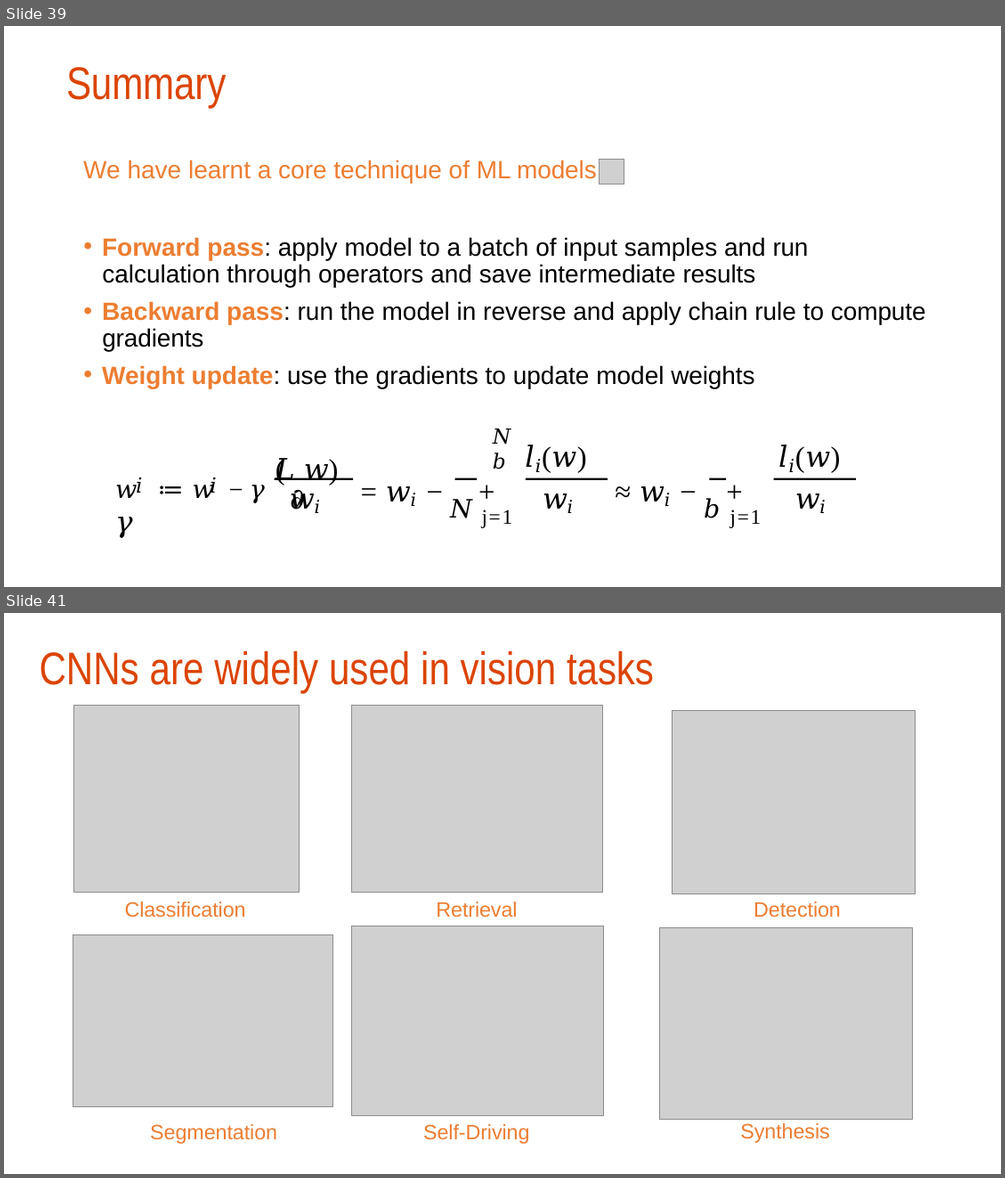
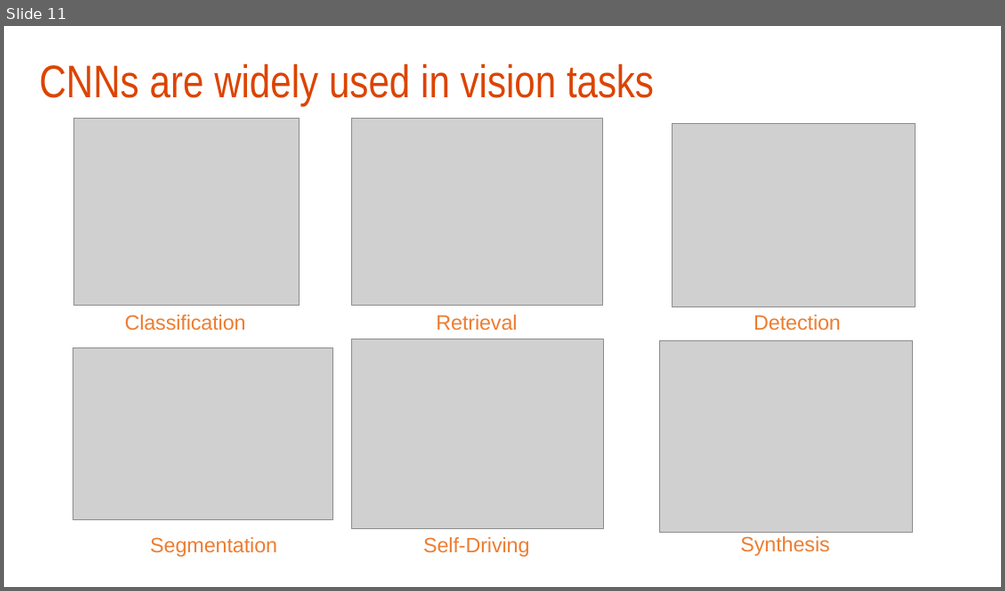
Before and after one commit to hrmauny/ewri-2026-workshop-resources, a slide deck: EWRI26 - Lecture - Wenqian - Introduction to Machine Learning.pptx. Shown one above the other, each under a label of ours: slides 39 and 41 before the commit, slide 11 after it; the slides between them are not shown. The pictures are 1005x1178 and 1005x591 pixels, drawn with LibreOffice and Linux fonts; fonts in the diff are those of the drawing; grey boxes stand for pictures; background and template pictures are left out. Boxes give left, top, right and bottom in pixels: in the first picture for what was removed or moved away, otherwise in the second. Text is boxed around its words. In the diff, an @@ line names an element or a change of style, - is before the commit and + after.

```diff
--- a/EWRI26 - Lecture - Wenqian - Introduction to Machine Learning.pptx
+++ b/EWRI26 - Lecture - Wenqian - Introduction to Machine Learning.pptx
@@ slide 39 removed at (x1=4, y1=26, x2=1001, y2=587), background #FFFFFF @@
@@ title removed at (x1=66, y1=67, x2=226, y2=108) @@
-Summary
@@ text removed at (x1=83, y1=160, x2=926, y2=388) @@
-We have learnt a core technique of ML models
-• Forward pass: apply model to a batch of input samples and run calculation through operators and save intermediate results
-• Backward pass: run the model in reverse and apply chain rule to compute gradients
-• Weight update: use the gradients to update model weights
@@ picture removed at (x1=599, y1=160, x2=624, y2=184) @@
@@ text removed at (x1=115, y1=444, x2=820, y2=538) @@
-𝑤 ≔ 𝑤 − 𝛾 𝜕𝐿(𝑤) 𝛾
@@ text removed at (x1=493, y1=428, x2=510, y2=469) @@
-𝑁 𝑏
@@ text removed at (x1=136, y1=477, x2=216, y2=494) @@
-𝑖 𝑖
@@ text removed at (x1=193, y1=477, x2=315, y2=509) @@
-𝜕𝑙𝑖(𝑤) 𝛾 𝜕𝑙𝑖(𝑤)
@@ freeform shape removed at (x1=274, y1=477, x2=353, y2=480) @@
@@ text removed at (x1=287, y1=477, x2=338, y2=514) @@
-𝜕𝑤𝑖
@@ freeform shape removed at (x1=455, y1=477, x2=477, y2=480) @@
@@ freeform shape removed at (x1=526, y1=477, x2=607, y2=480) @@
@@ text removed at (x1=539, y1=477, x2=840, y2=514) @@
-𝜕𝑤𝑖 𝜕𝑤𝑖
@@ freeform shape removed at (x1=709, y1=477, x2=726, y2=480) @@
@@ freeform shape removed at (x1=774, y1=477, x2=856, y2=480) @@
@@ text removed at (x1=450, y1=499, x2=472, y2=518) @@
-= 𝑤𝑖 − 𝑁 +
@@ text removed at (x1=704, y1=498, x2=720, y2=518) @@
-≈ 𝑤𝑖 − 𝑏 +
@@ text removed at (x1=482, y1=509, x2=513, y2=528) @@
-j=1
@@ text removed at (x1=730, y1=509, x2=761, y2=528) @@
-j=1
@@ what was slide 41 is now slide 11 @@
```
Also in this commit, not shown: 7 slides changed, 1 slide added, 31 other slides removed.
